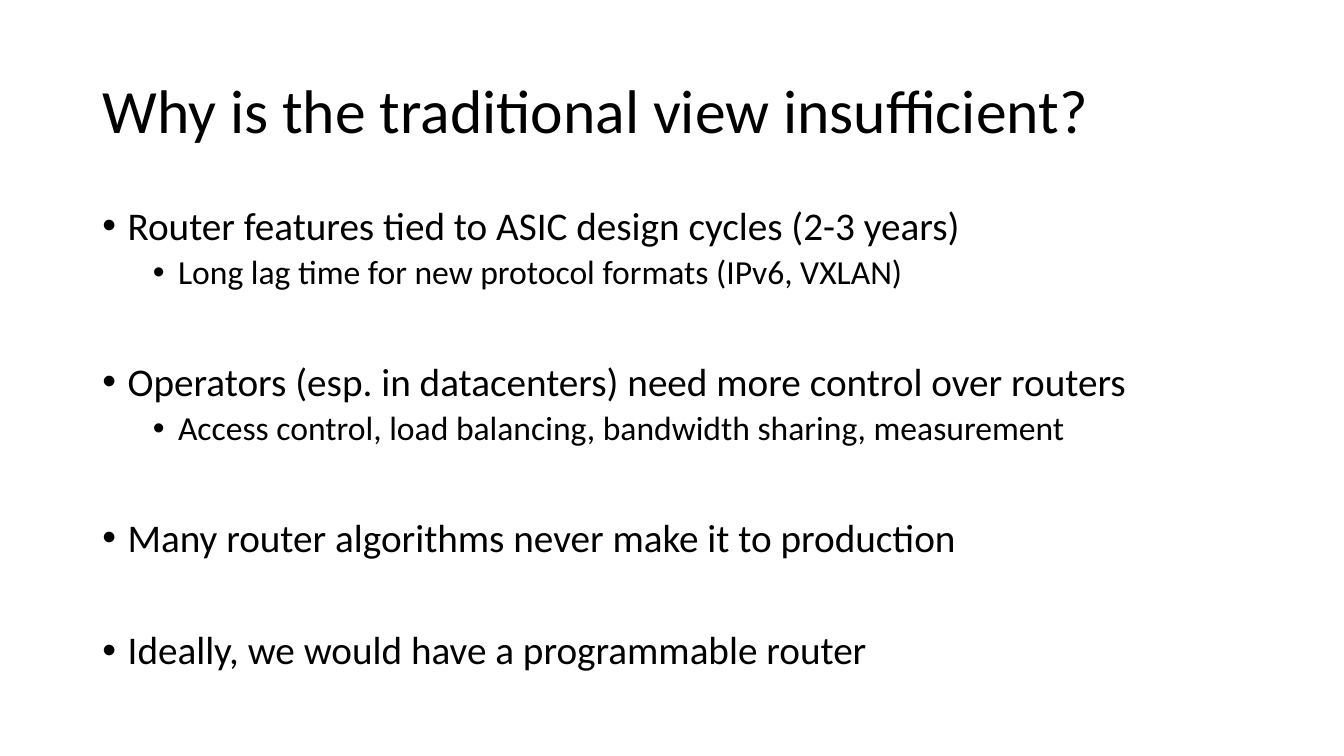
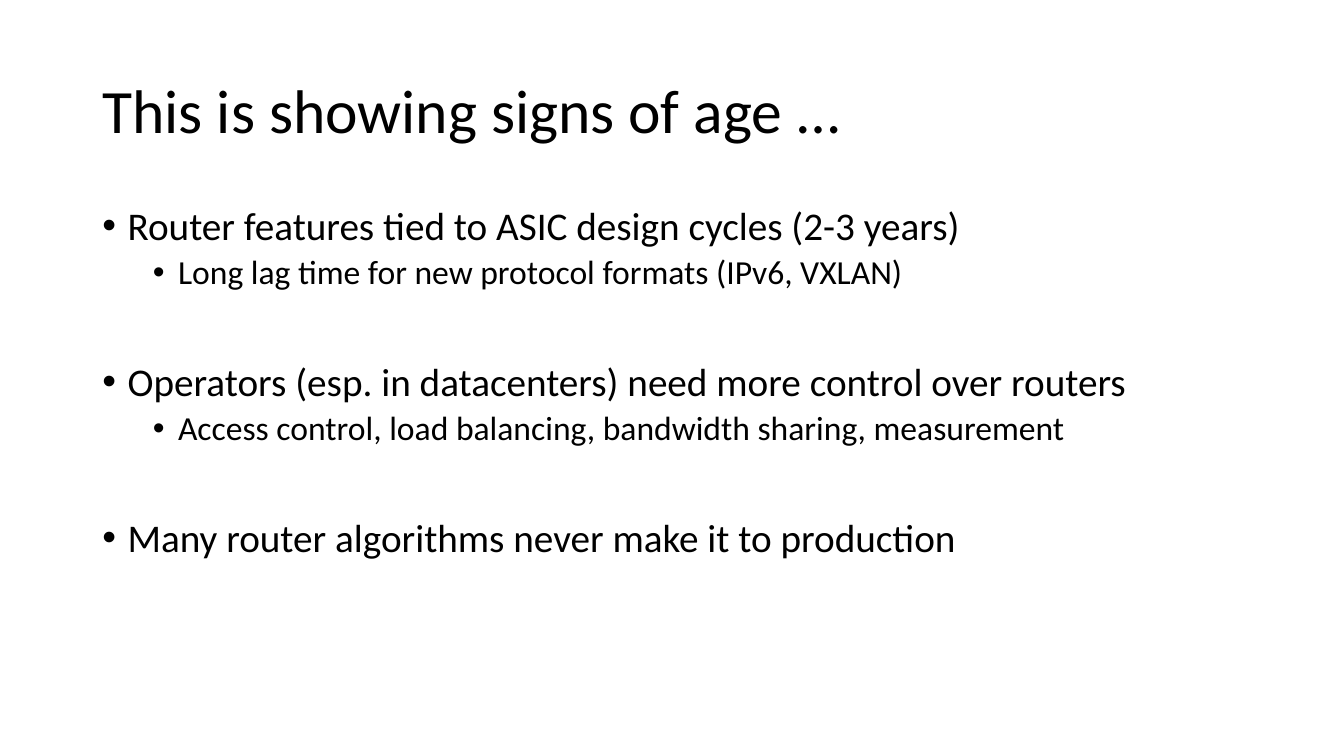
Before and after one commit to anirudhSK/pifo-domino-marple-ppts, a slide deck: slide 4 of combined_domino_pifo.pptx. Drawn at 1344x756 pixels with LibreOffice and Linux fonts; fonts in the diff are those of the drawing. Boxes give left, top, right and bottom in pixels: in the first picture for what was removed or moved away, otherwise in the second. Text is boxed around its words. In the diff, an @@ line names an element or a change of style, - is before the commit and + after.

```diff
--- a/combined_domino_pifo.pptx
+++ b/combined_domino_pifo.pptx
@@ title at bbox=[102, 90, 783, 144]: text changed @@
-Why is the traditional view insufficient?
+This is showing signs of age …
@@ text at bbox=[128, 636, 866, 671]: paragraph removed @@
-• Ideally, we would have a programmable router
```
Also in this commit, not shown: 7 other slides changed, 1 slide added.
